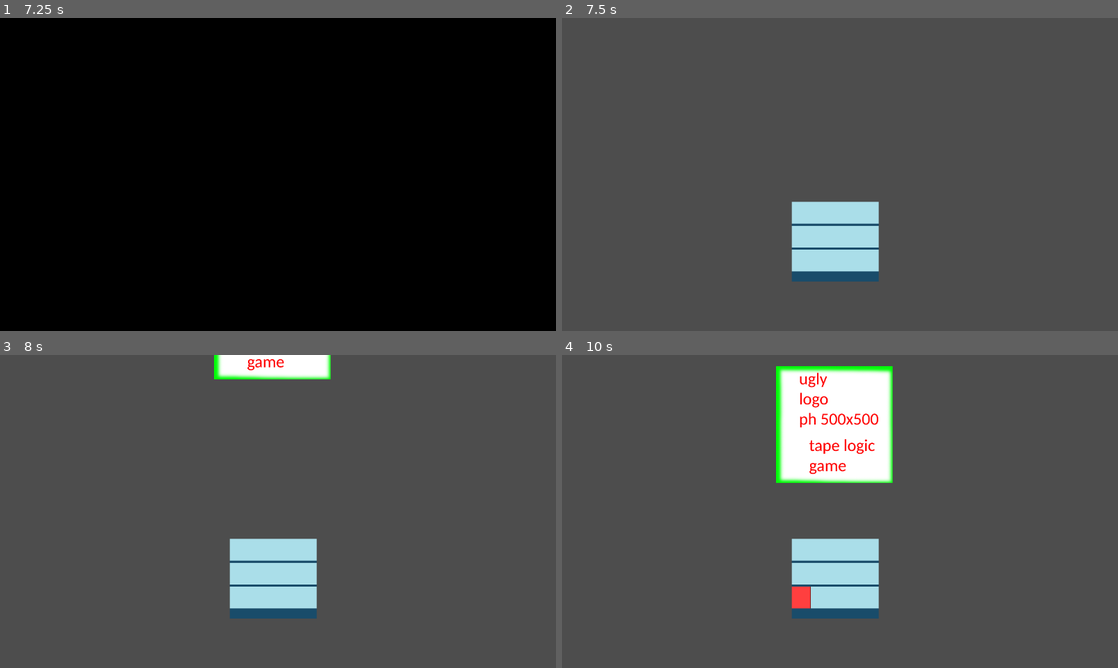
Above: before the commit, frames 1-4 (two rows, left to right).
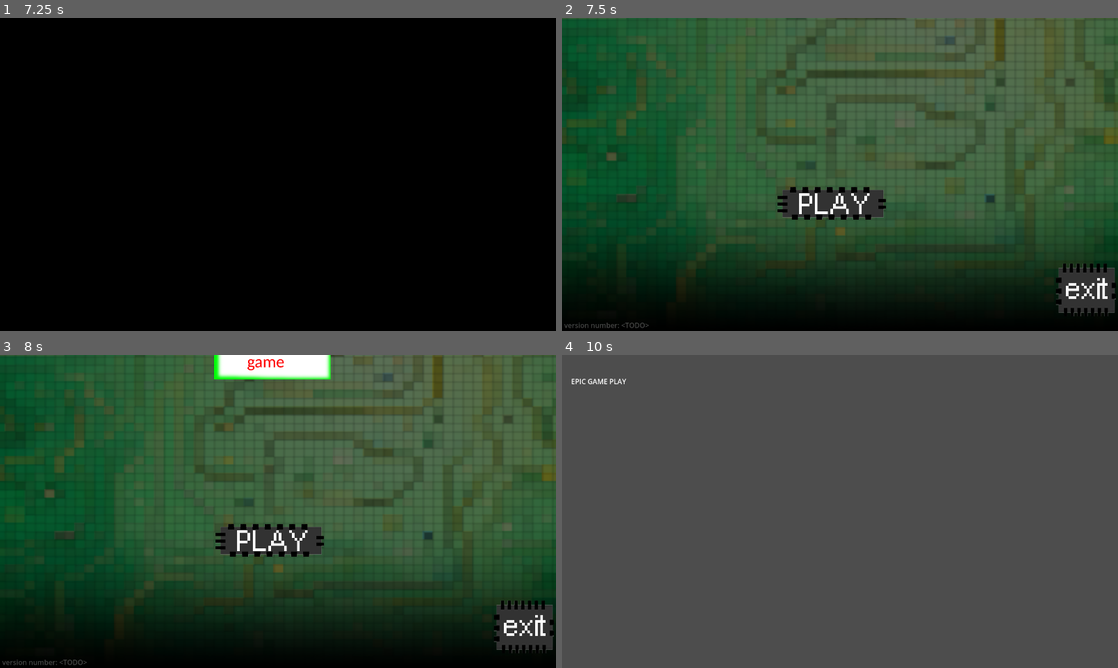
Above: after the commit, the same moments.

Repository: GodMadeEarth/Mini-Jame-Gam-16
Game: Godot game, scene res://GAME_MANAGER/init.tscn
Same seed, same stepped clock (60 frames per second), same inputs: the game is played once before the commit and once after it.
Inputs (mouse positions are in pixels of both pictures, inside the frame that each line leads up to):
- Up to frame 1 (7.25 s): tap Enter at 0.5, 3.5, 5 s; tap Space at 2, 4.25, 5.75 s
- Up to frame 2 (7.5 s): no input
- Up to frame 3 (8 s): no input
- Up to frame 4 (10 s): click (834, 549) at 8.02 s; click (834, 574) at 8.77 s; click (834, 599) at 9.52 s

Frame 1 is identical in both runs. In frame 2, 81% of the frame differs, in the area x 0-100%, y 0-100%; in frame 3, 80%; in frame 4, 12%.

Commit message:
Menu update/cleanup
fix/cleanup for boot/menu mock up

Diff:
--- /dev/null
+++ b/Taped Logic/GAME_MANAGER/level-select.tscn
@@ -0,0 +1,10 @@
+[gd_scene format=3 uid="uid://bwnpu2jktsq7c"]
+
+[node name="Node2D" type="Node2D"]
+
+[node name="Label" type="Label" parent="."]
+offset_left = 21.0
+offset_top = 49.0
+offset_right = 148.0
+offset_bottom = 75.0
+text = "EPIC GAME PLAY"
--- a/Taped Logic/mayples/menu_seq/PLAYABLE/BOOT_SPLASH.tscn
+++ b/Taped Logic/mayples/menu_seq/PLAYABLE/BOOT_SPLASH.tscn
@@ -211,9 +211,11 @@
 
 [node name="boop1" type="AudioStreamPlayer" parent="logo_bundle"]
 stream = ExtResource("2_188jj")
+stream_paused = true
 
 [node name="boop2" type="AudioStreamPlayer" parent="logo_bundle"]
 stream = ExtResource("3_opyad")
+stream_paused = true
 
 [node name="Grad" type="Sprite2D" parent="."]
 position = Vector2(640.5, 356.5)
--- a/Taped Logic/mayples/menu_seq/PLAYABLE/PLAYER_menu_splash.tscn
+++ b/Taped Logic/mayples/menu_seq/PLAYABLE/PLAYER_menu_splash.tscn
@@ -1,6 +1,8 @@
-[gd_scene load_steps=7 format=3 uid="uid://b3l8ln2t23xae"]
+[gd_scene load_steps=9 format=3 uid="uid://b3l8ln2t23xae"]
 
+[ext_resource type="Texture2D" uid="uid://chhb5jh00pl8i" path="res://mayples/images/temp/image-circuit.png" id="1_iqyph"]
 [ext_resource type="Texture2D" uid="uid://3t70x0ld13pk" path="res://mayples/images/temp/tl-logo500x500.png" id="1_r1p2u"]
+[ext_resource type="Texture2D" uid="uid://dwgnrppfrdqli" path="res://mayples/images/temp/grad.png" id="2_gjinm"]
 [ext_resource type="PackedScene" uid="uid://bh57r03wmaqpu" path="res://mayples/menu_seq/RESOURCES/menu_controller.tscn" id="2_jq4p3"]
 [ext_resource type="AudioStream" uid="uid://qw80frtb511i" path="res://mayples/sounds/introsong.mp3" id="3_n1tql"]
 
@@ -67,6 +69,17 @@
 
 [node name="Node2D" type="Node2D"]
 
+[node name="Image-circuit" type="Sprite2D" parent="."]
+modulate = Color(0.439216, 0.439216, 0.439216, 1)
+position = Vector2(639, 394)
+scale = Vector2(2.54492, 2.12695)
+texture = ExtResource("1_iqyph")
+
+[node name="Grad" type="Sprite2D" parent="."]
+position = Vector2(640, 540)
+scale = Vector2(5.18, 2.248)
+texture = ExtResource("2_gjinm")
+
 [node name="Node2D" type="Node2D" parent="."]
 visible = false
 
@@ -90,11 +103,19 @@
 }
 
 [node name="Control" parent="." instance=ExtResource("2_jq4p3")]
-offset_left = 529.0
-offset_top = 423.0
-offset_right = 529.0
-offset_bottom = 423.0
+offset_left = 620.0
+offset_top = 390.0
+offset_right = 620.0
+offset_bottom = 390.0
 
 [node name="AudioStreamPlayer" type="AudioStreamPlayer" parent="."]
 stream = ExtResource("3_n1tql")
 autoplay = true
+
+[node name="Label" type="Label" parent="."]
+modulate = Color(1, 1, 1, 0.27451)
+offset_left = 5.0
+offset_top = 695.0
+offset_right = 201.0
+offset_bottom = 721.0
+text = "version number: <TODO>"
--- a/Taped Logic/mayples/menu_seq/PLAYABLE/SPLASH_TEAM.tscn
+++ b/Taped Logic/mayples/menu_seq/PLAYABLE/SPLASH_TEAM.tscn
@@ -211,9 +211,11 @@
 
 [node name="boop1" type="AudioStreamPlayer" parent="logo_bundle"]
 stream = ExtResource("4_1kouv")
+stream_paused = true
 
 [node name="boop2" type="AudioStreamPlayer" parent="logo_bundle"]
 stream = ExtResource("5_vwav1")
+stream_paused = true
 
 [node name="Grad" type="Sprite2D" parent="."]
 position = Vector2(640.5, 356.5)
--- /dev/null
+++ b/Taped Logic/mayples/menu_seq/RESOURCES/menu_controller.gd
@@ -0,0 +1,21 @@
+extends Control
+
+
+# Called when the node enters the scene tree for the first time.
+func _ready():
+	pass # Replace with function body.
+
+
+# Called every frame. 'delta' is the elapsed time since the previous frame.
+func _process(delta):
+	pass
+
+
+func _on_btnplay_pressed():
+	get_tree().change_scene_to_file("res://GAME_MANAGER/level-select.tscn")
+	pass # Replace with function body.
+
+
+func _on_btnexit_pressed():
+	get_tree().quit()
+	pass # Replace with function body.
--- a/Taped Logic/mayples/menu_seq/RESOURCES/menu_controller.tscn
+++ b/Taped Logic/mayples/menu_seq/RESOURCES/menu_controller.tscn
@@ -1,8 +1,12 @@
-[gd_scene load_steps=4 format=3 uid="uid://bh57r03wmaqpu"]
+[gd_scene load_steps=8 format=3 uid="uid://bh57r03wmaqpu"]
 
-[ext_resource type="Texture2D" uid="uid://coewnsljp3r1w" path="res://mayples/images/temp/up-no-press.png" id="1_mr3xt"]
-[ext_resource type="Texture2D" uid="uid://dpirabxu7usyq" path="res://mayples/images/temp/pressed.png" id="2_s2u4w"]
-[ext_resource type="Texture2D" uid="uid://b38f7g6n0abqk" path="res://mayples/images/temp/hover.png" id="3_ov17j"]
+[ext_resource type="Texture2D" uid="uid://bbqtkgp3avwnl" path="res://mayples/images/temp/BTN-PLAY-normal.png" id="1_dgqww"]
+[ext_resource type="Script" path="res://mayples/menu_seq/RESOURCES/menu_controller.gd" id="1_dnix8"]
+[ext_resource type="Texture2D" uid="uid://dnt5ce72kta3b" path="res://mayples/images/temp/BTN-PLAY-press.png" id="2_h3hlx"]
+[ext_resource type="Texture2D" uid="uid://boem4oew36d1e" path="res://mayples/images/temp/BTN-PLAY-hover.png" id="3_rwfyd"]
+[ext_resource type="Texture2D" uid="uid://c1wjpk6jyrvp3" path="res://mayples/images/temp/BTN-EXIT-normal.png" id="7_b5ssn"]
+[ext_resource type="Texture2D" uid="uid://bm2a81saa1dwf" path="res://mayples/images/temp/BTN-EXIT-press.png" id="8_b0dro"]
+[ext_resource type="Texture2D" uid="uid://daiqbdc8rxj3e" path="res://mayples/images/temp/BTN-EXIT-hover.png" id="9_1ot31"]
 
 [node name="Control" type="Control"]
 layout_mode = 3
@@ -11,37 +15,29 @@
 anchor_bottom = 1.0
 grow_horizontal = 2
 grow_vertical = 2
+script = ExtResource("1_dnix8")
 
-[node name="ColorRect" type="ColorRect" parent="."]
-layout_mode = 0
-offset_right = 200.0
-offset_bottom = 183.0
-color = Color(0.0980392, 0.298039, 0.415686, 1)
-
-[node name="TextureButton" type="TextureButton" parent="."]
+[node name="BTN-PLAY" type="TextureButton" parent="."]
 y_sort_enabled = true
 layout_mode = 0
-offset_right = 200.0
-offset_bottom = 50.0
+offset_left = -124.0
+offset_top = -1.0
+offset_right = 126.0
+offset_bottom = 74.0
 tooltip_text = "PLAY"
-texture_normal = ExtResource("1_mr3xt")
-texture_pressed = ExtResource("2_s2u4w")
-texture_hover = ExtResource("3_ov17j")
+texture_normal = ExtResource("1_dgqww")
+texture_pressed = ExtResource("2_h3hlx")
+texture_hover = ExtResource("3_rwfyd")
 
-[node name="TextureButton2" type="TextureButton" parent="."]
+[node name="BTN-EXIT" type="TextureButton" parent="."]
 layout_mode = 0
-offset_top = 55.0
-offset_right = 200.0
-offset_bottom = 105.0
-texture_normal = ExtResource("1_mr3xt")
-texture_pressed = ExtResource("2_s2u4w")
-texture_hover = ExtResource("3_ov17j")
+offset_left = 517.0
+offset_top = 175.0
+offset_right = 717.0
+offset_bottom = 296.0
+texture_normal = ExtResource("7_b5ssn")
+texture_pressed = ExtResource("8_b0dro")
+texture_hover = ExtResource("9_1ot31")
 
-[node name="TextureButton3" type="TextureButton" parent="."]
-layout_mode = 0
-offset_top = 110.0
-offset_right = 200.0
-offset_bottom = 160.0
-texture_normal = ExtResource("1_mr3xt")
-texture_pressed = ExtResource("2_s2u4w")
-texture_hover = ExtResource("3_ov17j")
+[connection signal="pressed" from="BTN-PLAY" to="." method="_on_btnplay_pressed"]
+[connection signal="pressed" from="BTN-EXIT" to="." method="_on_btnexit_pressed"]
Binary file added: Taped Logic/mayples/images/temp/BTN-EXIT-hover.png
Not shown, added: Taped Logic/mayples/images/temp/BTN-EXIT-hover.png.import
Binary file added: Taped Logic/mayples/images/temp/BTN-EXIT-normal.png
Not shown, added: Taped Logic/mayples/images/temp/BTN-EXIT-normal.png.import
Binary file added: Taped Logic/mayples/images/temp/BTN-EXIT-press.png
Not shown, added: Taped Logic/mayples/images/temp/BTN-EXIT-press.png.import
Binary file added: Taped Logic/mayples/images/temp/BTN-PLAY-hover.png
Not shown, added: Taped Logic/mayples/images/temp/BTN-PLAY-hover.png.import
Binary file added: Taped Logic/mayples/images/temp/BTN-PLAY-normal.png
Not shown, added: Taped Logic/mayples/images/temp/BTN-PLAY-normal.png.import
Binary file added: Taped Logic/mayples/images/temp/BTN-PLAY-press.png
Not shown, added: Taped Logic/mayples/images/temp/BTN-PLAY-press.png.import
(and 2 more such lines)
